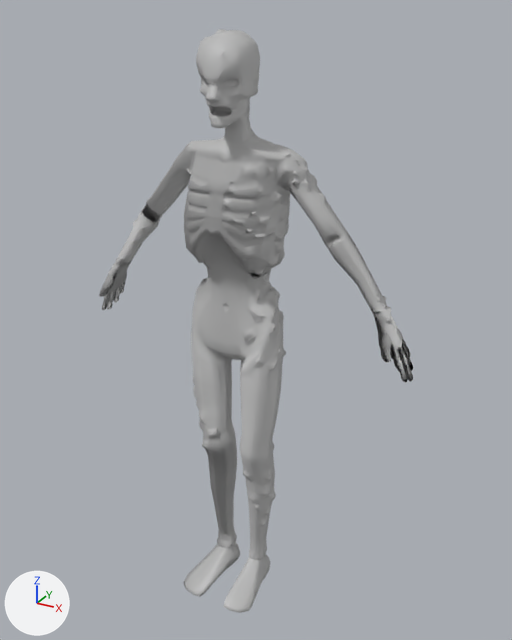
The FBX model Assets/Animation/Ghoul/Idle.fbx: old version first, new version second.
One viewpoint serves both versions: a camera (50 mm lens) standing at (7.16, -12.42, 12.98) and looking at (0.38, -0.1, 6.82). Every picture has the same lights, and +X, +Y and +Z are marked at lower left. Where no turn or scale is listed for an object, it has been applied to the vertices.

In view in the first picture: 'Ghoul'.
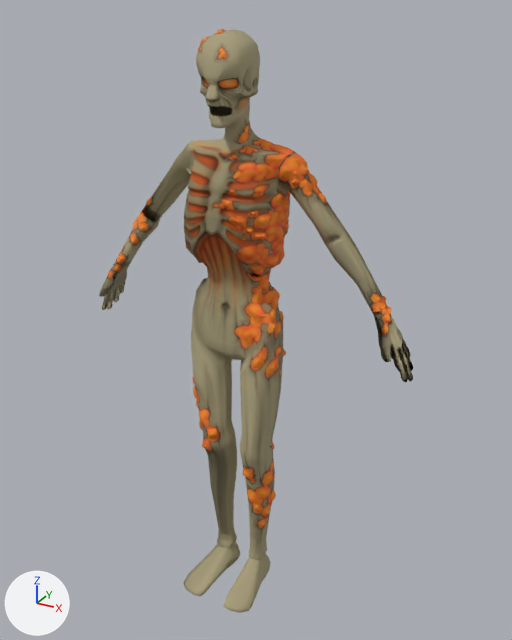
Location of each change, [x1, y1, x2, y2] in pixels of the pictures (512 x 640 px):
'Ghoul', recoloured (grey to yellow)
    both: [99, 29, 413, 613]

The edits, one by one:
Picture 'Albedo - Ghoul.jpg' (img_albedo___ghoul_jpg) is new.
Material 'blinn1' (mat_blinn1) is new.
Its texture is img_albedo___ghoul_jpg.
Its roughness is 0.749.
me_mesh has 6110 vertices, 6113 faces and spans x -3.87..3.87, y -1.46..0.71, z -6.61..6.12.
me_mesh no longer uses material mat_unwrapchekcershader (grey #bcbcbc).
me_mesh now uses material mat_blinn1 (picture img_albedo___ghoul_jpg).
